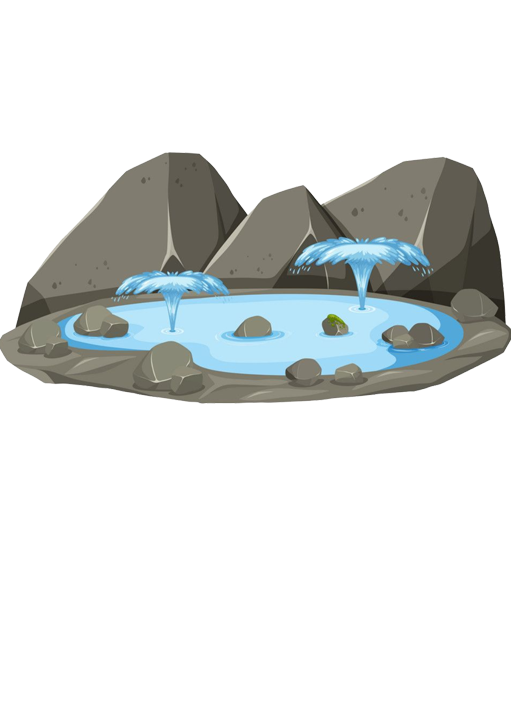
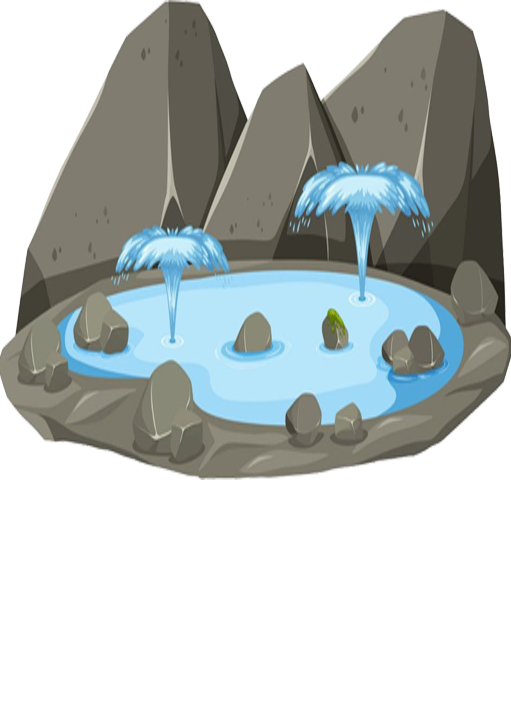
Revision of a layered 511×704 image; what changed, layer by layer:
painted on "Слой 1" over bbox(0, 0, 511, 480)
